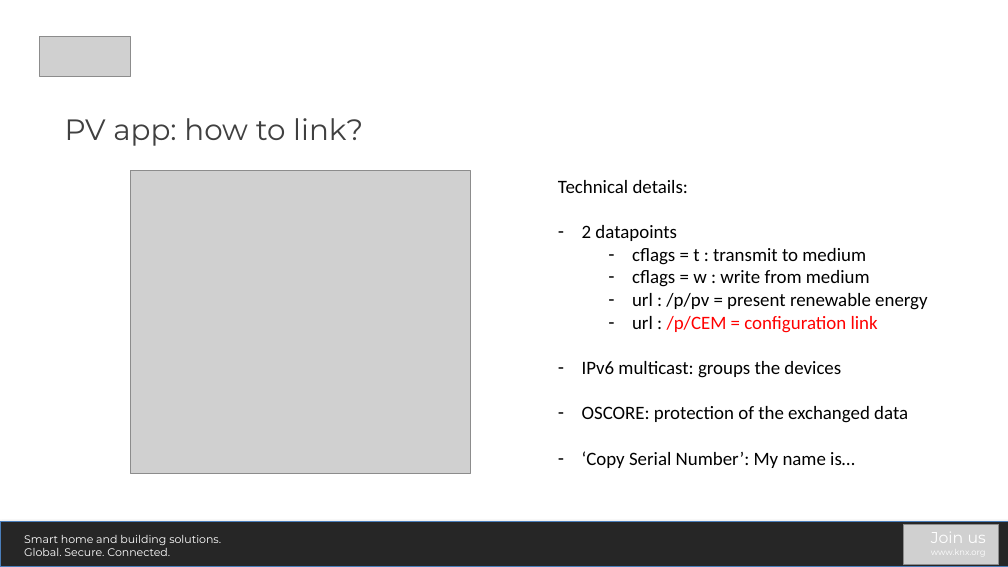
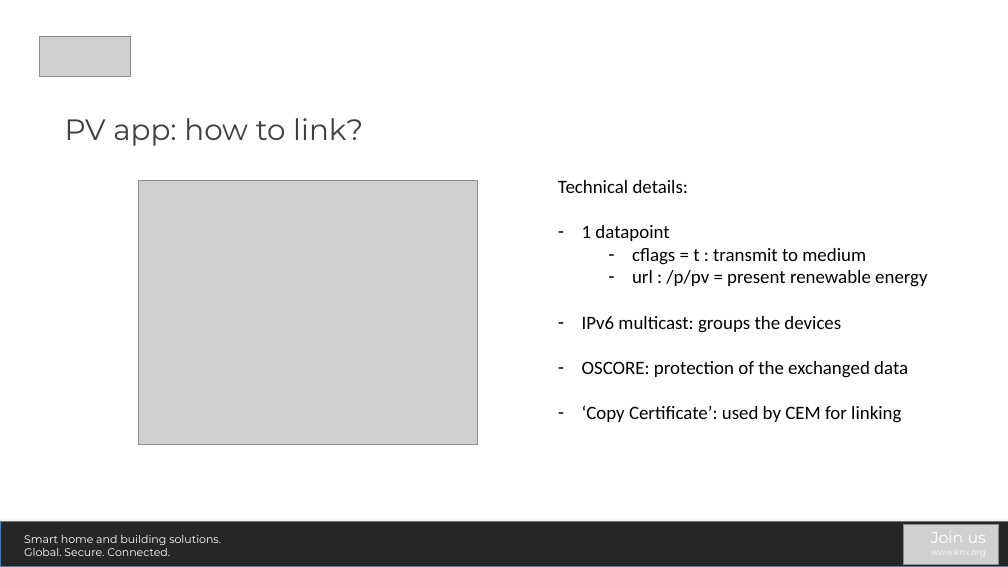
Before and after one commit to Adam-Maciuga/sdk-knx-iot-point-api-stack, a slide deck: slide 7 of apps/EMS/EMS-phase2.pptx (slide 12 before the commit). Drawn at 1008x567 pixels with LibreOffice and Linux fonts; fonts in the diff are those of the drawing; grey boxes stand for pictures. Boxes give left, top, right and bottom in pixels: in the first picture for what was removed or moved away, otherwise in the second. Text is boxed around its words. In the diff, an @@ line names an element or a change of style, - is before the commit and + after.

```diff
--- a/apps/EMS/EMS-phase2.pptx
+++ b/apps/EMS/EMS-phase2.pptx
@@ picture: place and size @@
-picture at (131,171,470,474)
+picture at (138,181,478,445)
@@ text at (582,225,669,241): text changed @@
-– 2 datapoints
+– 1 datapoint
@@ text at (632,270,870,287): paragraph removed @@
-  – cflags = w : write from medium
@@ text at (632,316,878,333): paragraph removed @@
-  – url : /p/CEM = configuration link
@@ text at (582,405,901,423): text changed @@
-– ‘Copy Serial Number’: My name is…
+– ‘Copy Certificate’: used by CEM for linking
```
Also in this commit, not shown: 4 other slides changed, 4 slides added, 1 slide removed, 6 other files.
